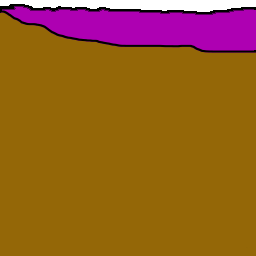
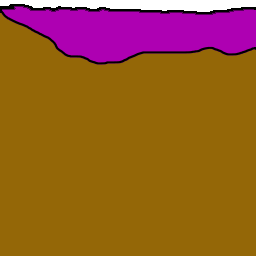
The second 256×256 image is a revision of the first. Changes to its layers:
renamed "3" to "Layer 1", hid it, painted on it over [0, 10, 256, 65]
painted on "N3XU Left" over [0, 10, 256, 65]
